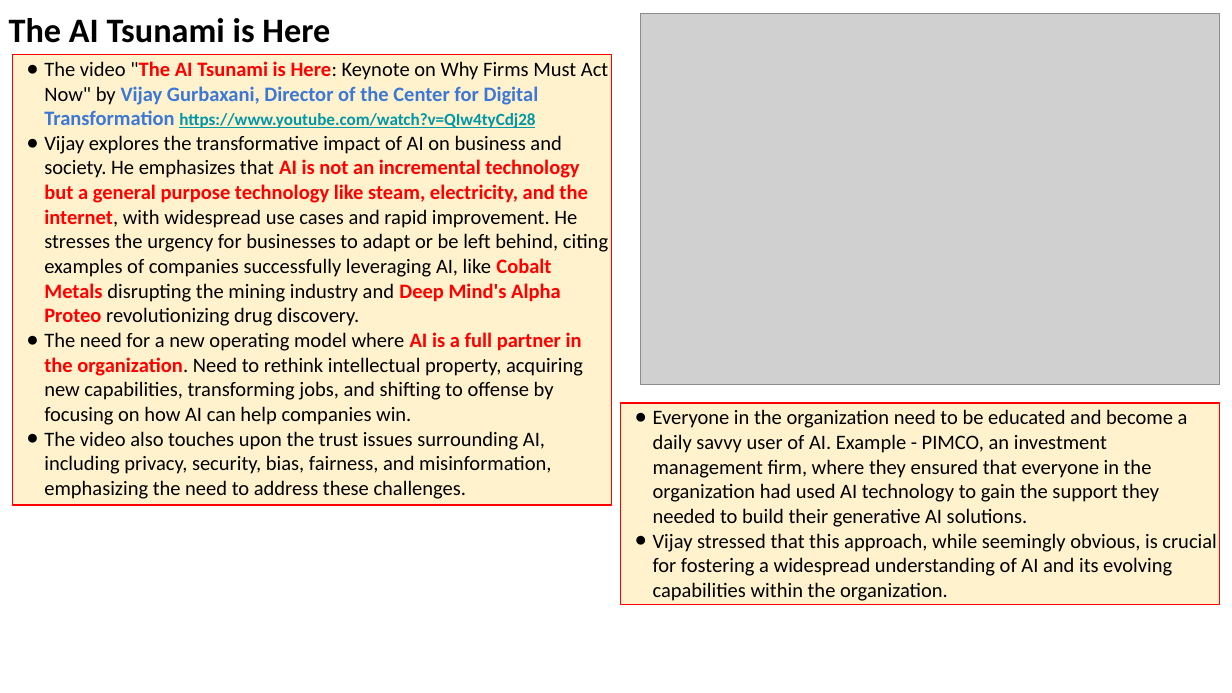
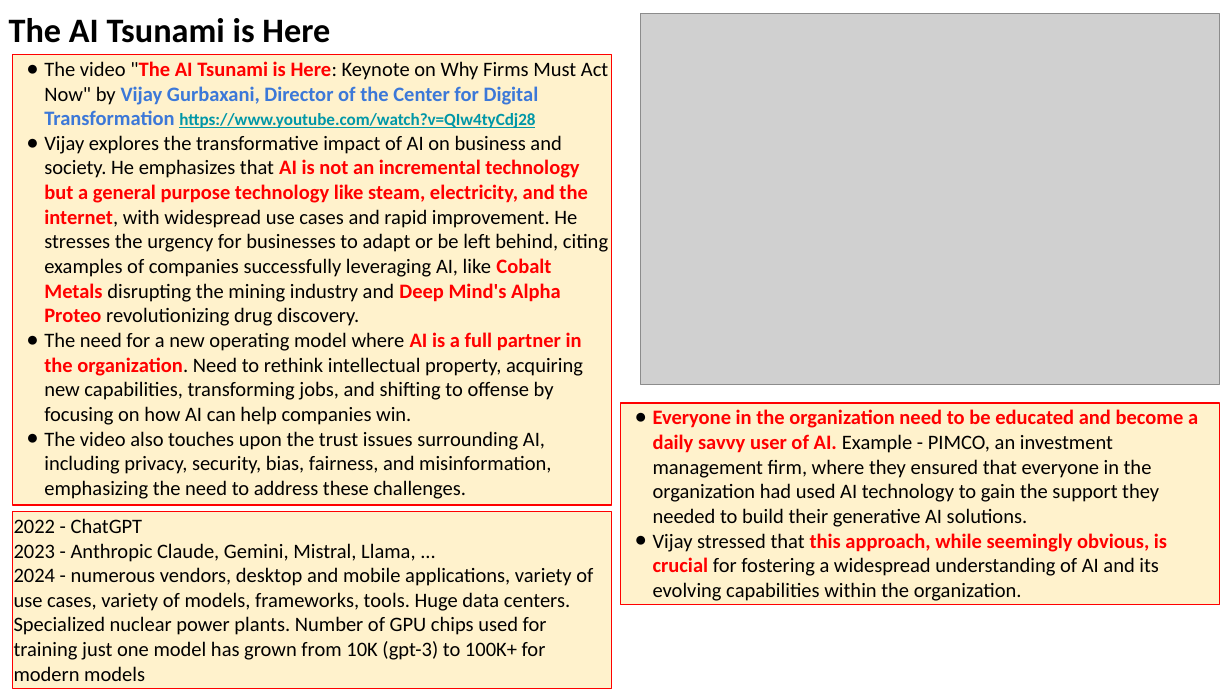
Before and after one commit to lselector/seminar, a slide deck: slide 8 of 2024/2024-12-06-AI-Updates.pptx (slide 6 before the commit). Drawn at 1232x693 pixels with LibreOffice and Linux fonts; fonts in the diff are those of the drawing; grey boxes stand for pictures. Boxes give left, top, right and bottom in pixels: in the first picture for what was removed or moved away, otherwise in the second. Text is boxed around its words. In the diff, an @@ line names an element or a change of style, - is before the commit and + after.

```diff
--- a/2024/2024-12-06-AI-Updates.pptx
+++ b/2024/2024-12-06-AI-Updates.pptx
@@ rectangle "Everyone in the organization need ..." at [621,403,1220,605]: text colour #000000 to #FF0000, bold on in "Everyone in the organization need to be ...", "this approach, while seemingly obvious, is crucial" @@
@@ rectangle added at [12,511,611,687], fill #FFF2CC, outline #FF0000 0.75 pt, 12 pt, text #000000 @@
+2022 - ChatGPT
+2023 - Anthropic Claude, Gemini, Mistral, Llama, ...
+2024 - numerous vendors, desktop and mobile applications, variety of use cases, variety of models, frameworks, tools. Huge data centers. Specialized nuclear power plants. Number of GPU chips used for training just one model has grown from 10K (gpt-3) to 100K+ for modern models
```
Also in this commit, not shown: 6 other slides changed, 4 slides added.
